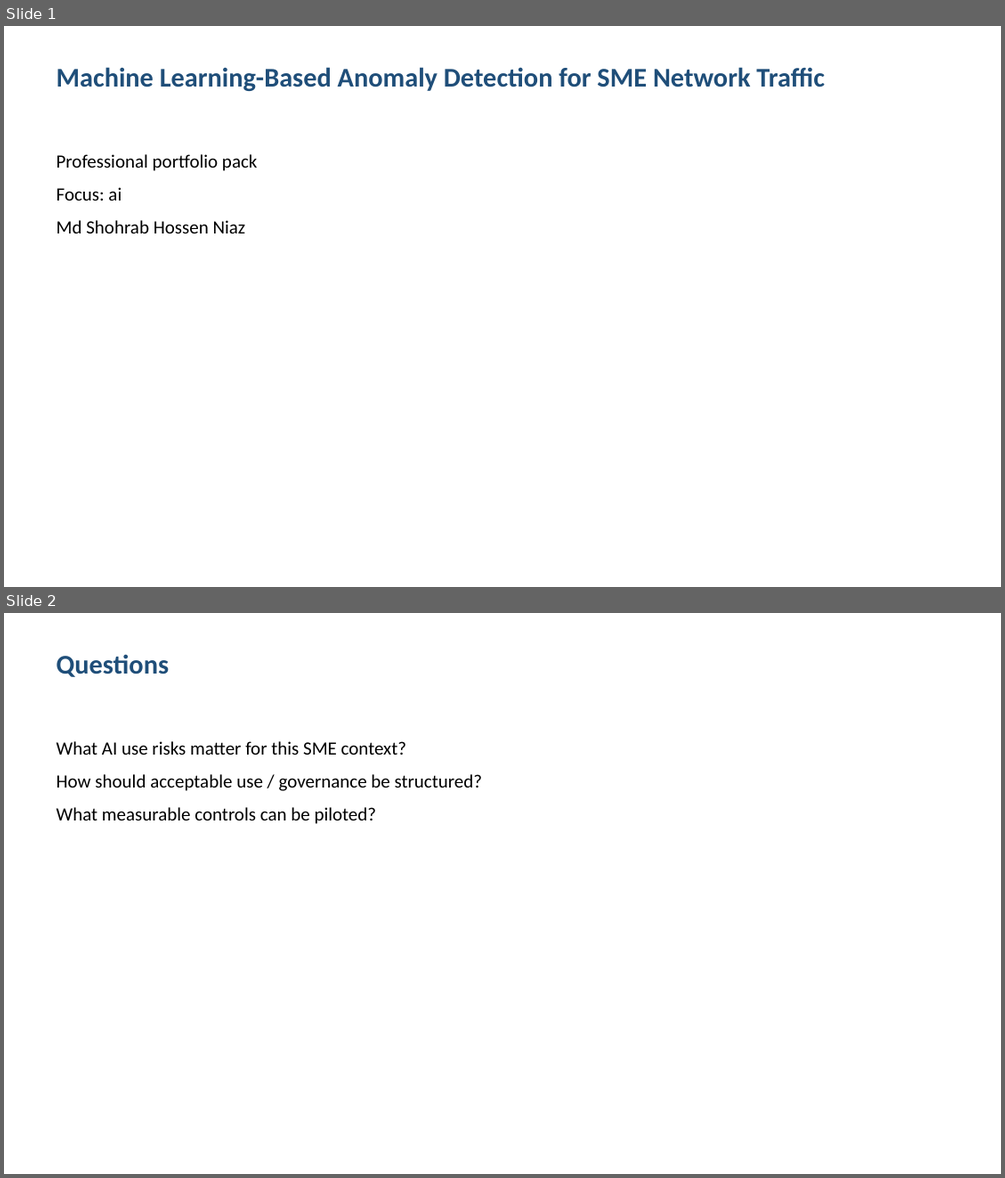
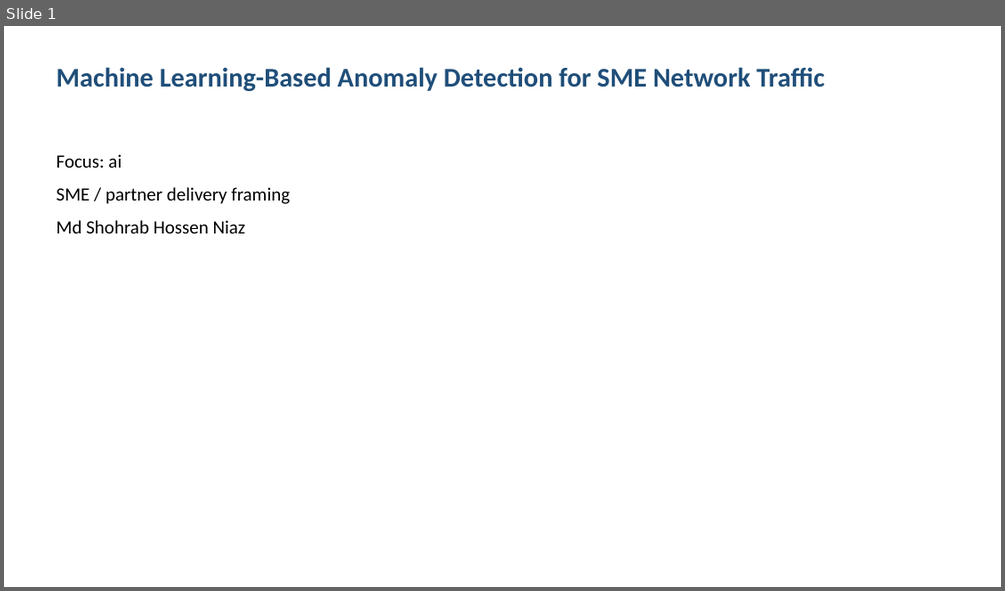
Before and after one commit to shohrabniaz/ml-network-anomaly-detection, a slide deck: Final_Submission/02_Presentation.pptx. Shown one above the other, each under a label of ours: slides 1 and 2 before the commit, slide 1 after it. The pictures are 1005x1178 and 1005x591 pixels, drawn with LibreOffice and Linux fonts; fonts in the diff are those of the drawing. Boxes give left, top, right and bottom in pixels: in the first picture for what was removed or moved away, otherwise in the second. Text is boxed around its words. In the diff, an @@ line names an element or a change of style, - is before the commit and + after.

Commit message:
Polish portfolio pack for professional showcase readiness.

```diff
--- a/Final_Submission/02_Presentation.pptx
+++ b/Final_Submission/02_Presentation.pptx
@@ slide 2 removed at box(4, 613, 1001, 1174), background #FFFFFF @@
@@ text removed at box(57, 654, 169, 677) @@
-Questions
@@ text removed at box(57, 741, 482, 824) @@
-What AI use risks matter for this SME context?
-How should acceptable use / governance be structured?
-What measurable controls can be piloted?
@@ slide 1 changed as well @@
@@ text at box(57, 154, 257, 171): paragraph removed @@
-Professional portfolio pack
@@ text at box(57, 187, 290, 204): paragraph added @@
+SME / partner delivery framing
```
Also in this commit, not shown: 2 other slides changed, 1 slide added, 12 other files.
